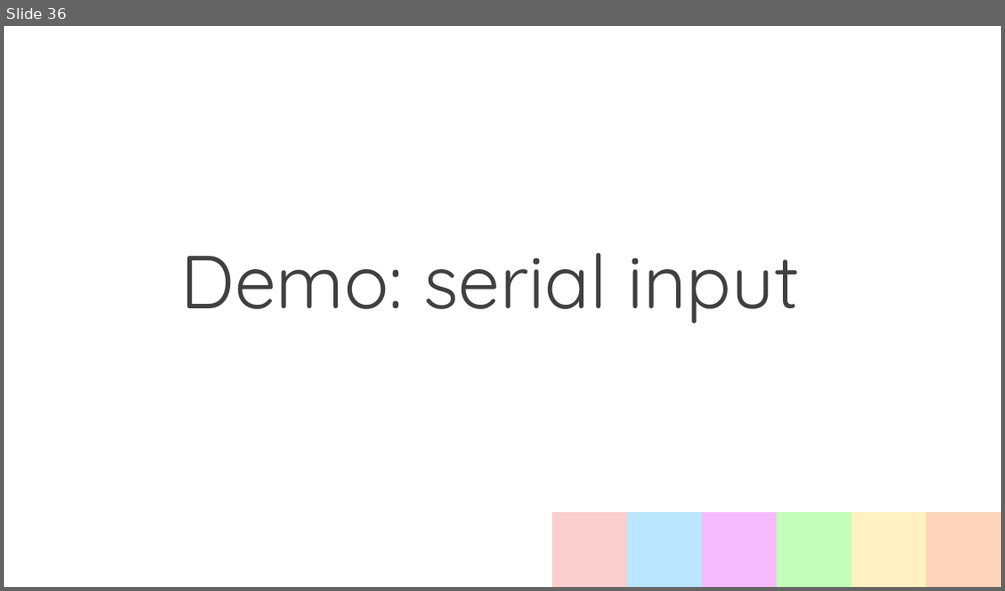
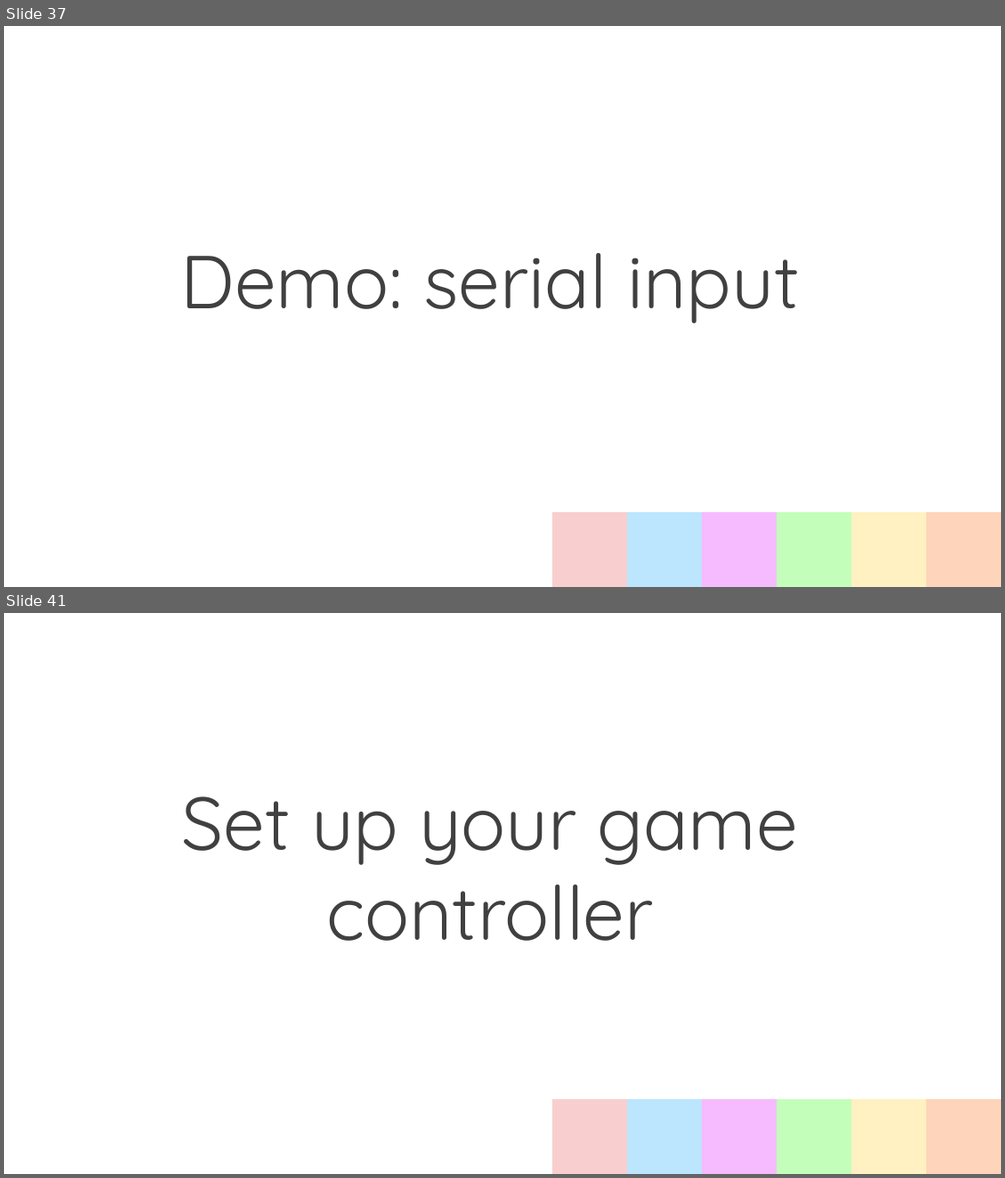
Before and after one commit to BMW-lab-MSU/game-controller-summer-camp, a slide deck: slides/programming-your-own-world-slides.odp. Shown one above the other, each under a label of ours: slide 36 before the commit, slides 37 and 41 after it; the slides between them are not shown. The pictures are 1005x591 and 1005x1178 pixels, drawn with LibreOffice and Linux fonts; fonts in the diff are those of the drawing. Boxes give left, top, right and bottom in pixels: in the first picture for what was removed or moved away, otherwise in the second. Text is boxed around its words. In the diff, an @@ line names an element or a change of style, - is before the commit and + after.

```diff
--- a/slides/programming-your-own-world-slides.odp
+++ b/slides/programming-your-own-world-slides.odp
@@ slide 41 added at [4,613,1001,1174], background #FFFFFF; not listed: 6 template elements that a slide beside it also shows @@
@@ title added at [182,796,799,941], 72 pt, text #404040 @@
+Set up your game controller
@@ what was slide 36 is now slide 37 @@
```
Also in this commit, not shown: 1 slide changed, 4 other slides added.
